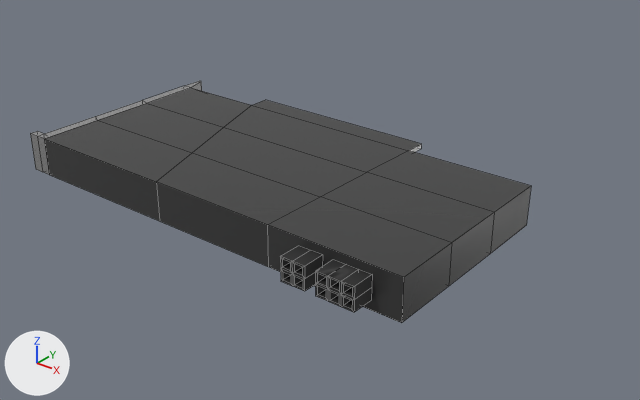
The FBX model PC_RA/Assets/FBX/VGA.fbx as it was, and as the next commit left it.
The view is the same before and after, from a 50 mm lens placed at (2.12, -3.6, 4.72), pointed at (-0.76, -0.01, 2.49). The lights are fixed; the arrows at lower left show +X, +Y and +Z. Mesh edges are drawn as thin lines. Where no turn or scale is listed for an object, it has been applied to the vertices.

Before the edit, the objects in view are built like this:
```python
me_cubo_001 = bpy.data.meshes.new('Cubo.001')
me_cubo_001.from_pydata(...)  # 498 vertices, 490 faces; spans x -1.47..1.32, y -0.75..0.77, z -0.23..0.15
# faces by material slot: [36, 334, 120]
me_cubo_001.materials.append(mat_preto_brilhoso)  # black #393939
me_cubo_001.materials.append(mat_metal_meiobrilho)  # light grey #d5d5d5
me_cubo_001.materials.append(mat_preto_fosco)  # black #242424
ob_vga = bpy.data.objects.new('VGA', me_cubo_001)
ob_vga.location = (-1.042, -0.087, 2.537)
```
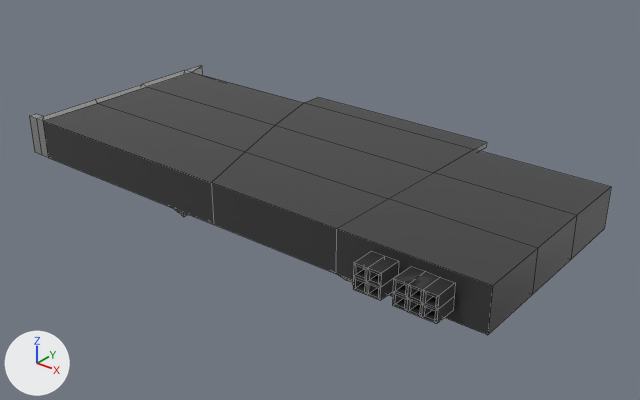
Edits to the bpy script that builds the scene:
```text
Change me_cubo_001:
    where me_cubo_001.from_pydata(...)  # 498 vertices, 490 faces; spans x -1.47..1.32, y -0.75..0.77, z -0.23..0.15
    used by ob_vga; location = (-1.042, -0.087, 2.537)
    me_cubo_001 part 1: all 74 vertices in x -1.47..-1.28, y -0.62..0.77, z -0.09..0.15 are moved by (-0.42, 0.0, 0.0)
    me_cubo_001 part 2: all 4 vertices in x -0.74, y 0.62..0.76, z 0.12..0.15 are moved by (0.03, 0.0, 0.0)
Change ob_vga:
    ob_vga.location: (-1.042, -0.087, 2.537) -> (-0.609, -0.087, 2.656)
```

Pixel boxes [x1, y1, x2, y2] of what changed, in the pictures (640 x 400 px; the box of a moved part takes in the faces that stretch with it):
'VGA', reshaped, moved (16% wider, 12% taller)
    before: [30, 81, 531, 323]
    after: [29, 65, 611, 335]
part 1 of me_cubo_001, moved or reshaped
    before: [30, 81, 224, 221]
    after: [29, 65, 275, 225]
part 2 of me_cubo_001, moved or reshaped
    before: [148, 88, 421, 172]
    after: [148, 72, 486, 172]
